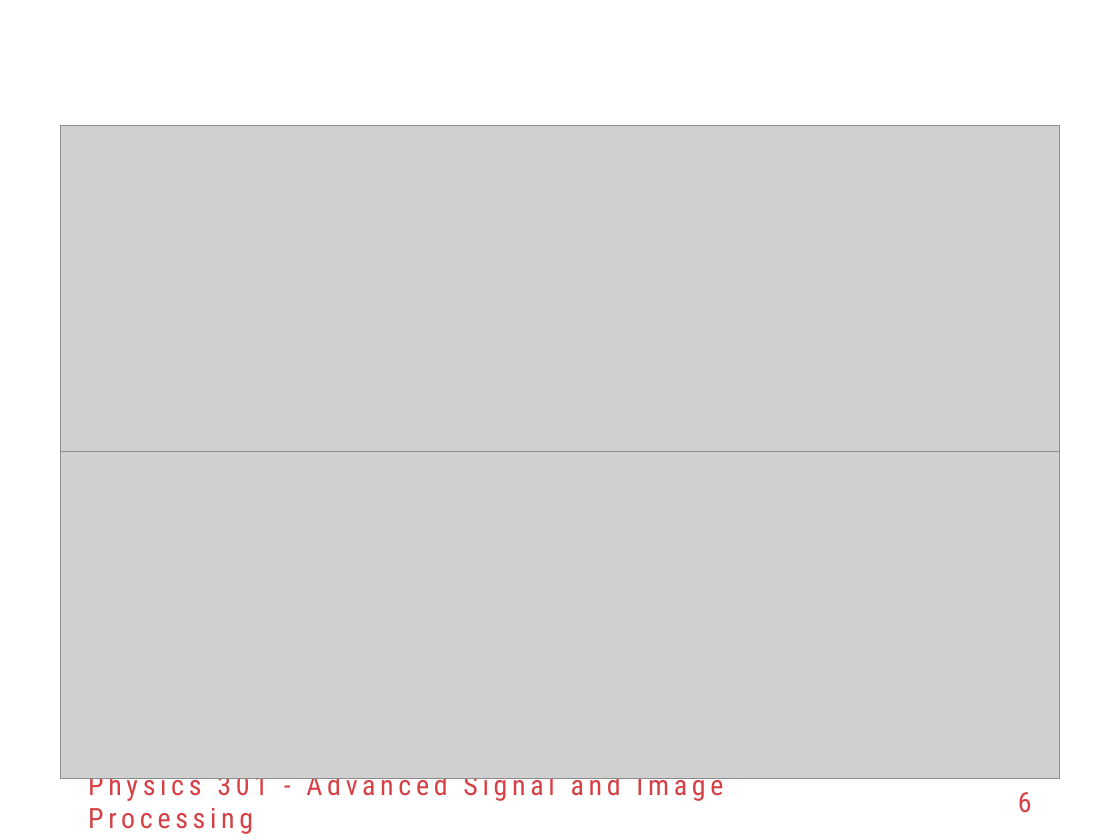
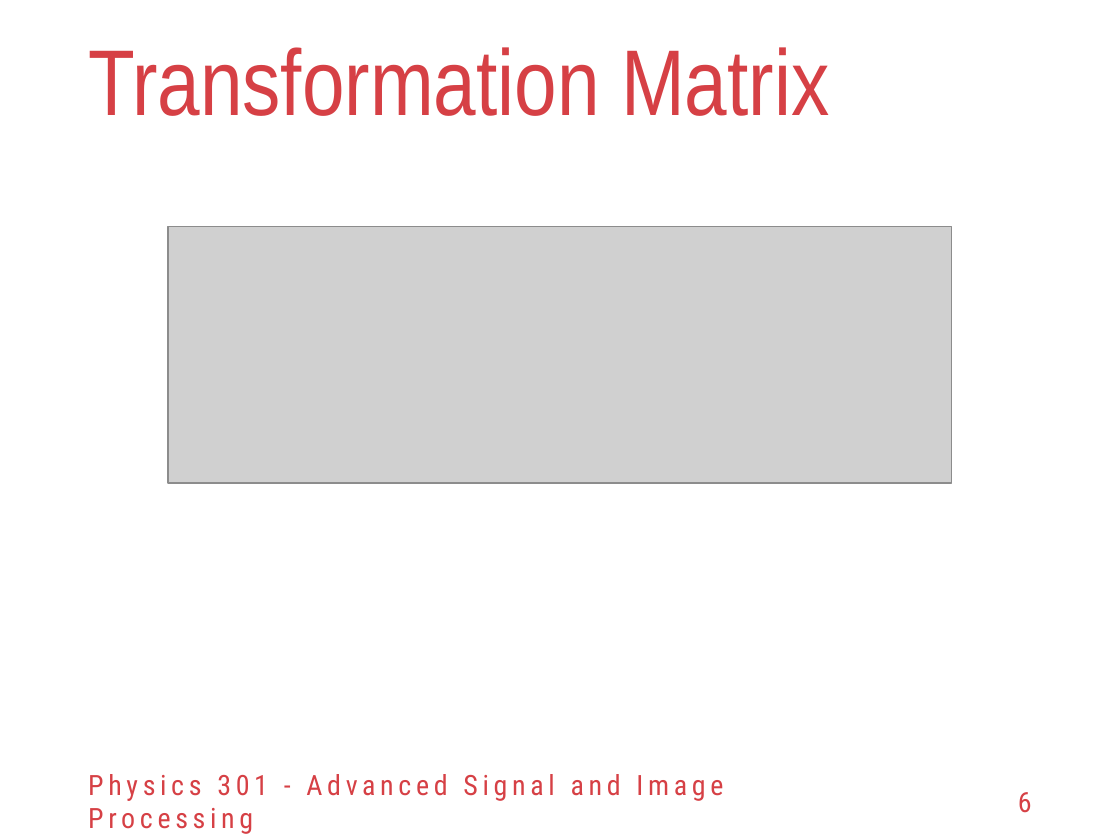
Before and after one commit to reneprincipejr/Physics-301, a slide deck: slide 6 of 04 RGB-to-Spectra using PCA/Activity 4 - RGB-Spectra using PCA.pptx. Drawn at 1120x840 pixels with LibreOffice and Linux fonts; fonts in the diff are those of the drawing; grey boxes stand for pictures; background and template pictures are left out. Boxes give left, top, right and bottom in pixels: in the first picture for what was removed or moved away, otherwise in the second. Text is boxed around its words. In the diff, an @@ line names an element or a change of style, - is before the commit and + after.

```diff
--- a/04 RGB-to-Spectra using PCA/Activity 4 - RGB-Spectra using PCA.pptx
+++ b/04 RGB-to-Spectra using PCA/Activity 4 - RGB-Spectra using PCA.pptx
@@ background #FFFFFF to #FFFFFF at 89% opacity @@
@@ title added at (88,47,829,116), 60 pt, text #D64045 @@
+Transformation Matrix
@@ picture: place and size @@
-picture at (60,125,1060,452)
+picture at (168,226,952,483)
@@ picture removed at (60,451,1060,778) @@
```
Also in this commit, not shown: 9 other slides changed, 2 slides added, 18 other files.
